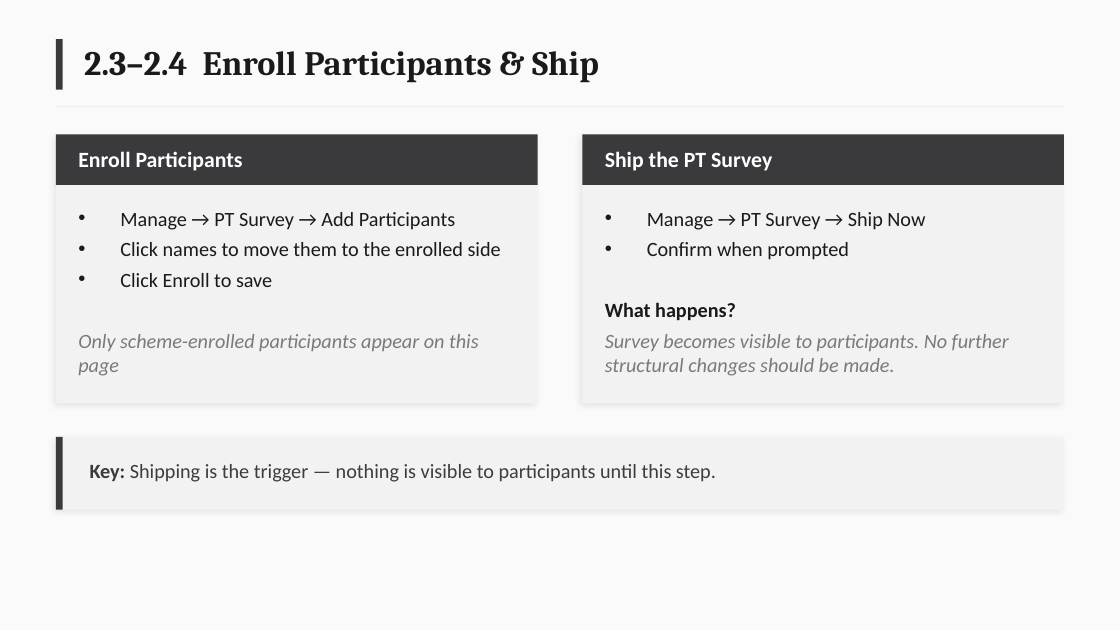
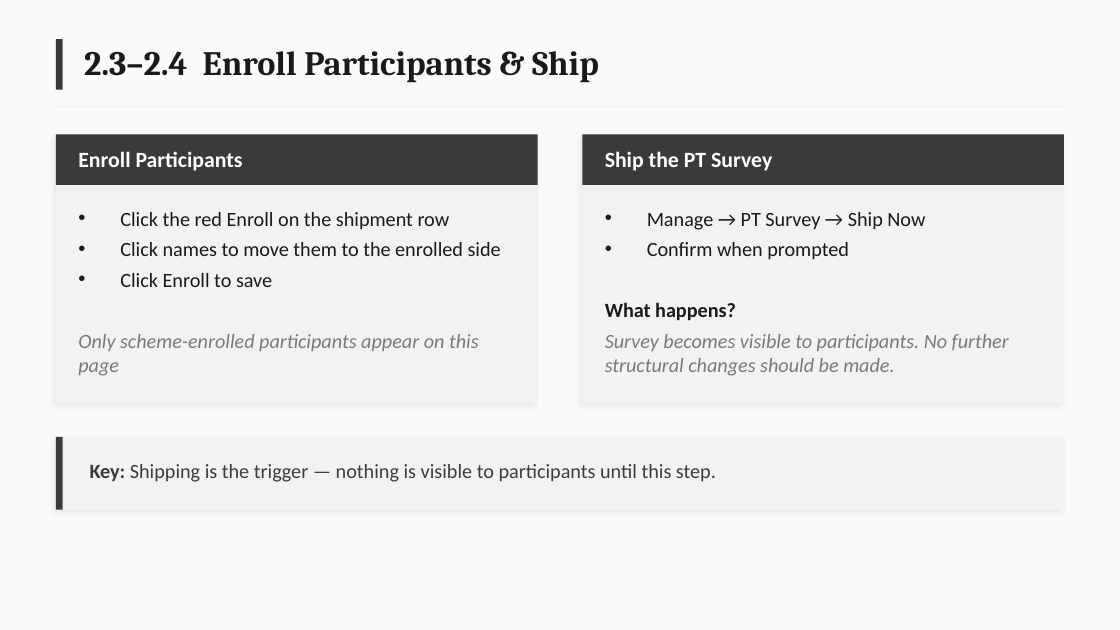
Before and after one commit to deforay/ept, a slide deck: slide 11 of docs/training/ePT-Training-Curriculum.pptx. Drawn at 1120x630 pixels with LibreOffice and Linux fonts; fonts in the diff are those of the drawing. Boxes give left, top, right and bottom in pixels: in the first picture for what was removed or moved away, otherwise in the second. Text is boxed around its words. In the diff, an @@ line names an element or a change of style, - is before the commit and + after.

Commit message:
Correct the shipment enroll flow in training pages and slides: Enroll button on the shipment row, Scheme Type and New Shipment on the shipment list (#90)

```diff
--- a/docs/training/ePT-Training-Curriculum.pptx
+++ b/docs/training/ePT-Training-Curriculum.pptx
@@ text at bbox=[120, 212, 450, 230]: text changed @@
-• Manage → PT Survey → Add Participants
+• Click the red Enroll on the shipment row
```
Also in this commit, not shown: 1 other slide changed, 3 other files.
